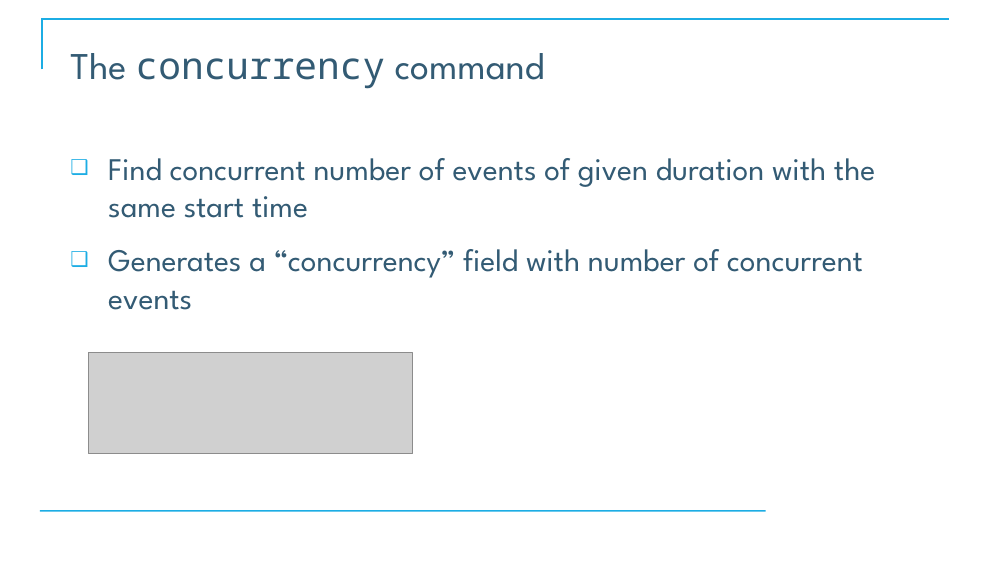
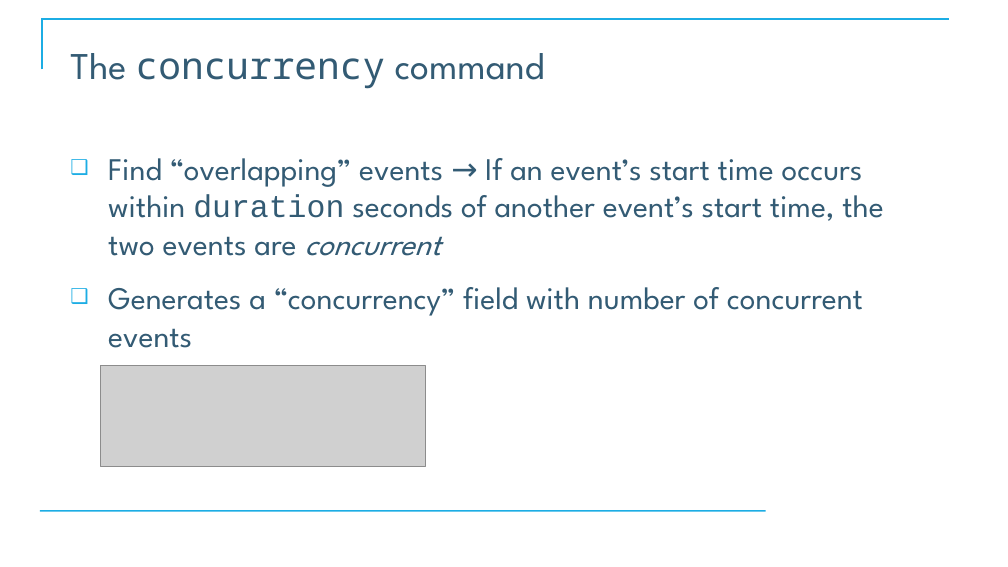
Before and after one commit to CostelloTechnicalConsulting/XSPLK2ClassFiles, a slide deck: slide 69 of ppt/XSPLK2SelfPaced.pptx (slide 68 before the commit). Drawn at 1008x567 pixels with LibreOffice and Linux fonts; fonts in the diff are those of the drawing; grey boxes stand for pictures; background and template pictures are left out. Boxes give left, top, right and bottom in pixels: in the first picture for what was removed or moved away, otherwise in the second. Text is boxed around its words. In the diff, an @@ line names an element or a change of style, - is before the commit and + after.

```diff
--- a/ppt/XSPLK2SelfPaced.pptx
+++ b/ppt/XSPLK2SelfPaced.pptx
@@ text at (x1=108, y1=158, x2=883, y2=256): text changed @@
-❑ Find concurrent number of events of given duration with the same start time
+❑ Find “overlapping” events → If an event’s start time occurs within duration seconds of another event’s start time, the two events are concurrent
@@ picture moved from (x1=88, y1=353, x2=413, y2=454) to (x1=101, y1=366, x2=425, y2=467) @@
```
Also in this commit, not shown: 8 other slides changed, 1 slide added.
